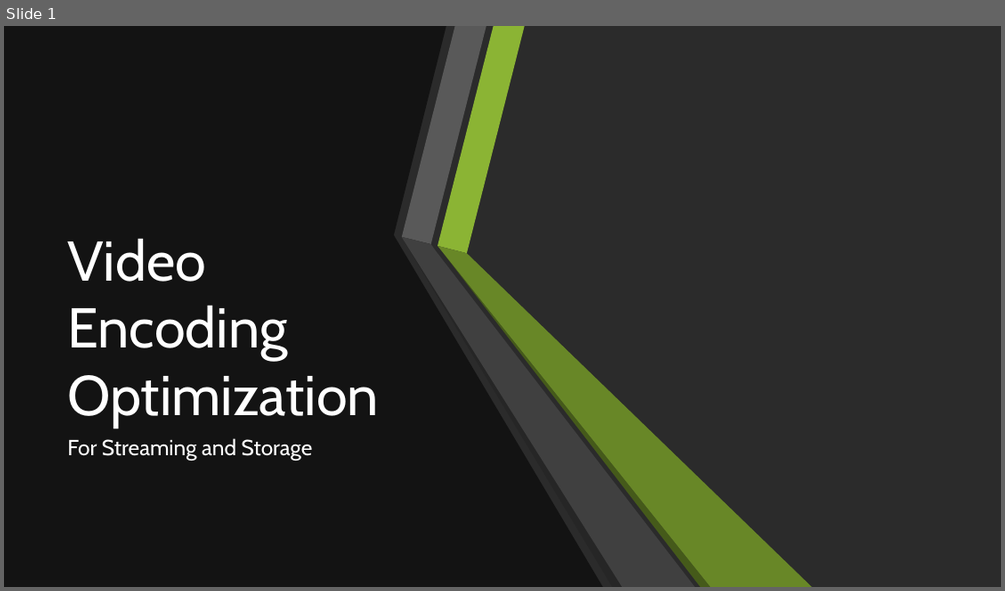
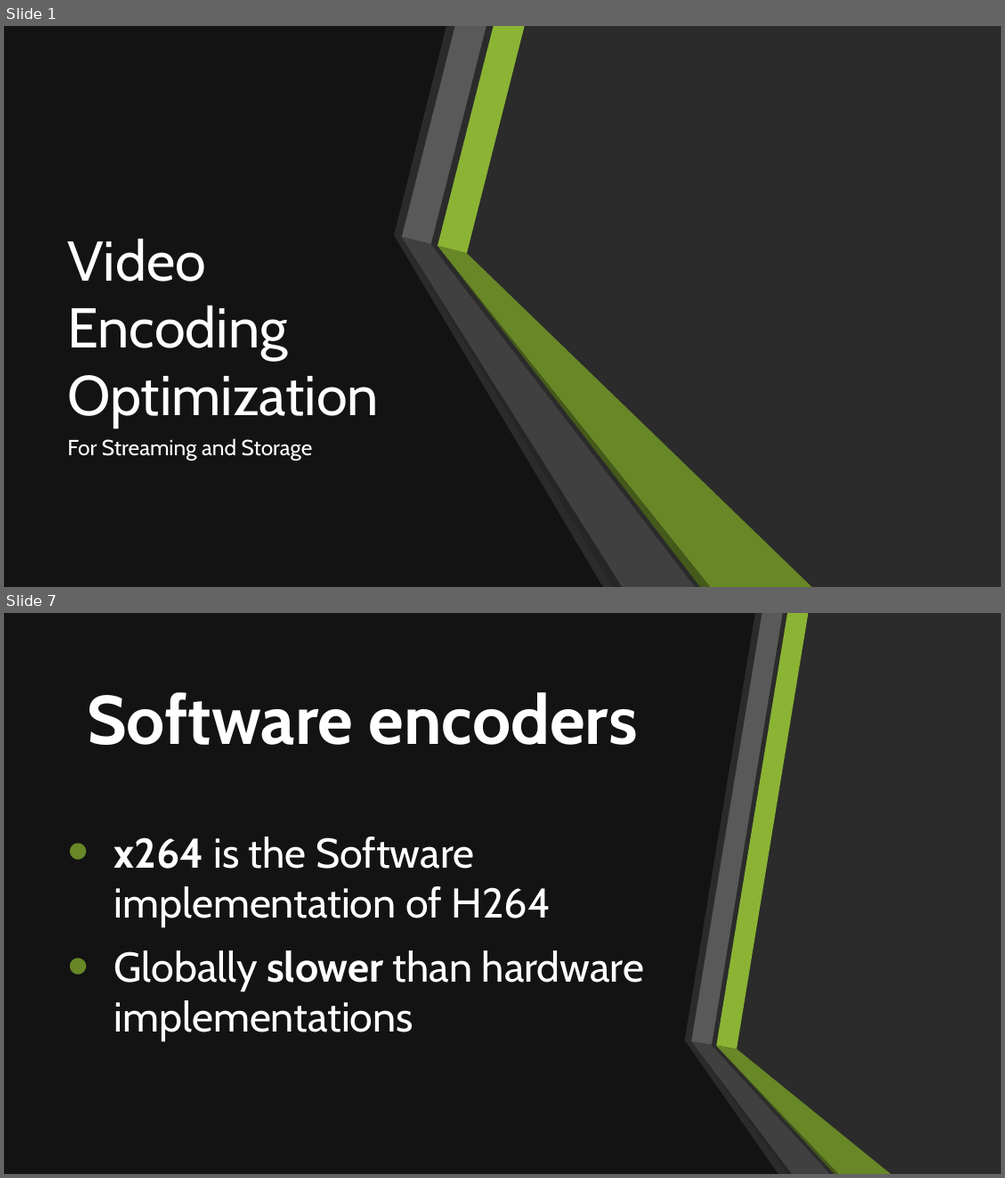
Before and after one commit to Rijndael99/encoding_bench, a slide deck: presentation.pptx. Shown one above the other, each under a label of ours: slide 1 before the commit, slides 1 and 7 after it; the slides between them are not shown. The pictures are 1005x591 and 1005x1178 pixels, drawn with LibreOffice and Linux fonts; fonts in the diff are those of the drawing; background and template pictures are left out; a plain dark background stands for a picture behind light text. Boxes give left, top, right and bottom in pixels: in the first picture for what was removed or moved away, otherwise in the second. Text is boxed around its words. In the diff, an @@ line names an element or a change of style, - is before the commit and + after.

```diff
--- a/presentation.pptx
+++ b/presentation.pptx
@@ slide 7 added at <box>4,613,1001,1174</box>, background picture (left out) @@
@@ rectangle added at <box>4,613,1001,1174</box>, fill #FFFFFF @@
@@ freeform shape added at <box>4,613,778,1174</box>, fill #0D0D0D at 80% opacity @@
@@ title added at <box>87,692,638,745</box>, 66 pt, text #FFFFFF, bold @@
+Software encoders
@@ text added at <box>114,836,644,1041</box>, 40 pt, text #FFFFFF @@
+• x264 is the Software implementation of H264
+• Globally slower than hardware implementations
@@ group added at <box>16,613,216,1174</box>: 6 freeform shapes @@
@@ group added at <box>691,613,890,1174</box>: 6 freeform shapes @@
```
Also in this commit, not shown: 2 slides changed, 3 other slides added.
